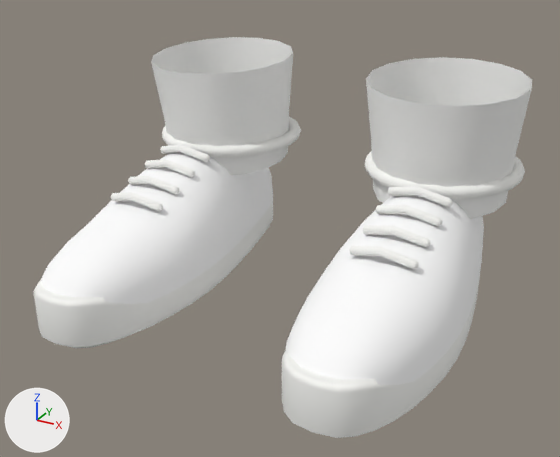
An edit to the glTF model modules/gamer-services/assets/avatars/v3/shoes_skate.male.glb, drawn before and after from the same camera.
One viewpoint serves both versions: a 50 mm lens placed at (0.27, -0.563, 0.306), pointed at (0.005, -0.081, 0.065). Arrows for +X, +Y and +Z are at lower left; the lights stay in place. The first picture is the older version. Vertices at exactly the same position are counted once.

The first picture shows 'shoes_skate'.
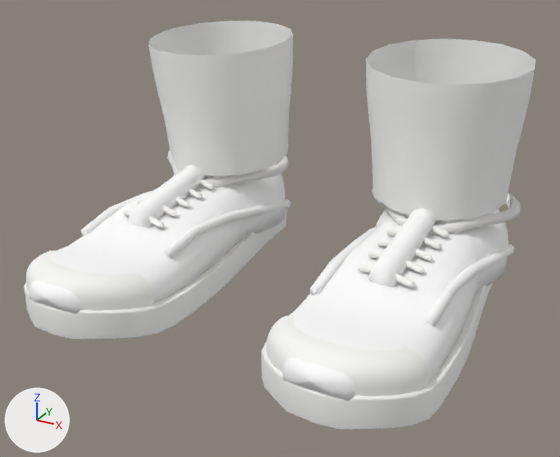
What differs and where, as boxes (x1, y1, x2, y2) in the pictures (560 x 457 px; the box of a moved part takes in the faces that stretch with it):
'shoes_skate', reshaped
    before: (33, 37, 532, 438)
    after: (24, 21, 536, 429)
part 1 of me_shoes_skate, rebuilt
    before: (285, 196, 484, 385)
    after: (282, 209, 508, 401)
part 2 of me_shoes_skate, rebuilt
    before: (41, 152, 273, 304)
    after: (29, 163, 286, 314)
part 3 of me_shoes_skate, rebuilt
    before: (282, 262, 482, 438)
    after: (261, 283, 493, 429)
part 4 of me_shoes_skate, rebuilt
    before: (33, 201, 273, 348)
    after: (24, 213, 286, 339)
part 5 of me_shoes_skate, deleted
    before: (111, 117, 525, 269)
part 6 of me_shoes_skate, added
    after: (266, 189, 521, 397)
part 7 of me_shoes_skate, added
    after: (26, 150, 291, 311)
part 8 of me_shoes_skate, moved or reshaped
    before: (366, 57, 532, 171)
    after: (366, 39, 536, 171)
part 9 of me_shoes_skate, moved or reshaped
    before: (151, 37, 293, 132)
    after: (149, 21, 293, 132)

The change, as a diff of the scene's bpy script:
```diff
--- a/modules/gamer-services/assets/avatars/v3/shoes_skate.male.glb.py
+++ b/modules/gamer-services/assets/avatars/v3/shoes_skate.male.glb.py
@@ mat_shoes_skate_4 @@
+mat_shoes_skate_4 = principled_material('shoes_skate_4')
+mat_shoes_skate_4.base_color = (1.0, 1.0, 1.0)  # white #ffffff
+mat_shoes_skate_4.roughness = 0.9
@@ mat_shoes_skate_5 @@
+mat_shoes_skate_5 = principled_material('shoes_skate_5')
+mat_shoes_skate_5.base_color = (0.94, 0.94, 0.92)  # white #f8f8f6
+mat_shoes_skate_5.roughness = 0.9
@@ mat_shoes_skate_3 @@
+mat_shoes_skate_3 = principled_material('shoes_skate_3')
+mat_shoes_skate_3.base_color = (0.95, 0.95, 0.92)  # white #f9f9f6
+mat_shoes_skate_3.roughness = 0.9
@@ me_shoes_skate @@
 # used by ob_shoes_skate; location = (0.0, 0.0, 0.0)
-me_shoes_skate.from_pydata(...)  # 1606 vertices, 3032 faces; spans x -0.163..0.163, y -0.22..0.085, z 0.0..0.178
+me_shoes_skate.from_pydata(...)  # 3066 vertices, 5860 faces; spans x -0.165..0.165, y -0.223..0.087, z 0.001..0.193
+# me_shoes_skate part 1: the loose piece of 289 vertices spanning x 0.052..0.156, y -0.22..0.08, z 0.022..0.104 is rebuilt with 503 vertices and now spans x 0.049..0.159, y -0.223..0.087, z 0.021..0.074
+# me_shoes_skate part 2: the loose piece of 289 vertices spanning x -0.156..-0.052, y -0.22..0.08, z 0.022..0.104 is rebuilt with 503 vertices and now spans x -0.159..-0.049, y -0.223..0.087, z 0.021..0.074
+# me_shoes_skate part 3: the loose piece of 146 vertices spanning x 0.052..0.156, y -0.22..0.08, z 0.0..0.042 is rebuilt with 162 vertices and now spans x 0.045..0.163, y -0.222..0.084, z 0.001..0.036, in mat_shoes_skate_2 (white #f9f9f6)
+# me_shoes_skate part 4: the loose piece of 146 vertices spanning x -0.156..-0.052, y -0.22..0.08, z 0.0..0.042 is rebuilt with 162 vertices and now spans x -0.163..-0.045, y -0.222..0.084, z 0.001..0.036, in mat_shoes_skate_2 (white #f9f9f6)
+# me_shoes_skate part 5: 10 loose pieces with 640 vertices, spanning x -0.163..0.163, y -0.125..0.085, z 0.076..0.109, are deleted
+# me_shoes_skate part 6: 804 vertices added at x 0.043..0.165, y -0.216..0.087, z 0.024..0.091
+# me_shoes_skate part 7: 804 vertices added at x -0.165..-0.043, y -0.216..0.087, z 0.024..0.091
+# me_shoes_skate part 8: 16 vertices removed from x 0.039..0.163, y -0.054..0.071, z 0.169..0.178; 32 vertices added at x 0.039..0.163, y -0.056..0.071, z 0.16..0.193
+# me_shoes_skate part 9: 16 vertices removed from x -0.163..-0.039, y -0.054..0.071, z 0.169..0.178; 32 vertices added at x -0.163..-0.039, y -0.056..0.071, z 0.16..0.193
 me_shoes_skate.materials.append(mat_shoes_skate_0)
@@ me_shoes_skate @@
 me_shoes_skate.materials.append(mat_shoes_skate_2)
+me_shoes_skate.materials.append(mat_shoes_skate_3)  # white #f9f9f6
+me_shoes_skate.materials.append(mat_shoes_skate_4)  # white #ffffff
+me_shoes_skate.materials.append(mat_shoes_skate_5)  # white #f8f8f6
```
